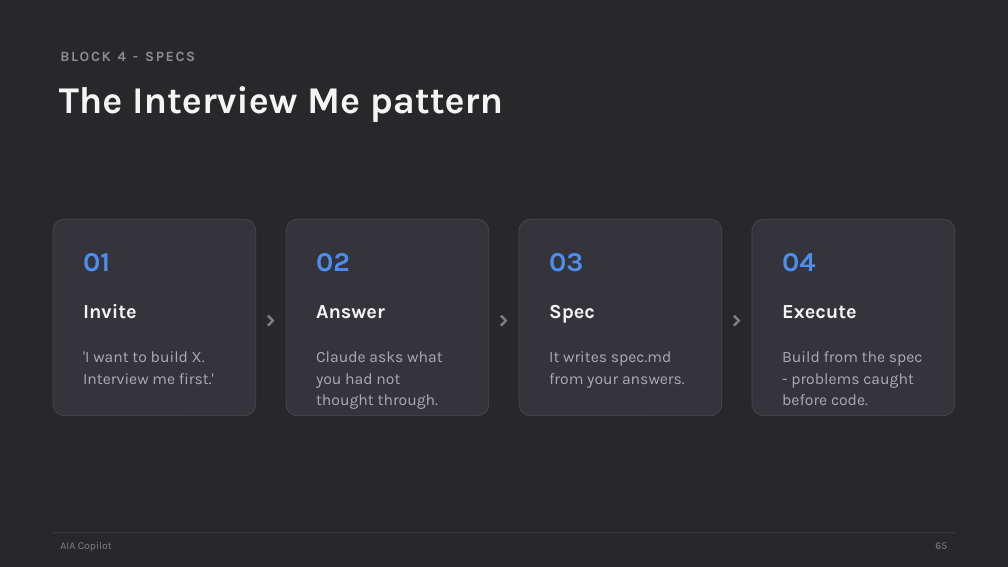
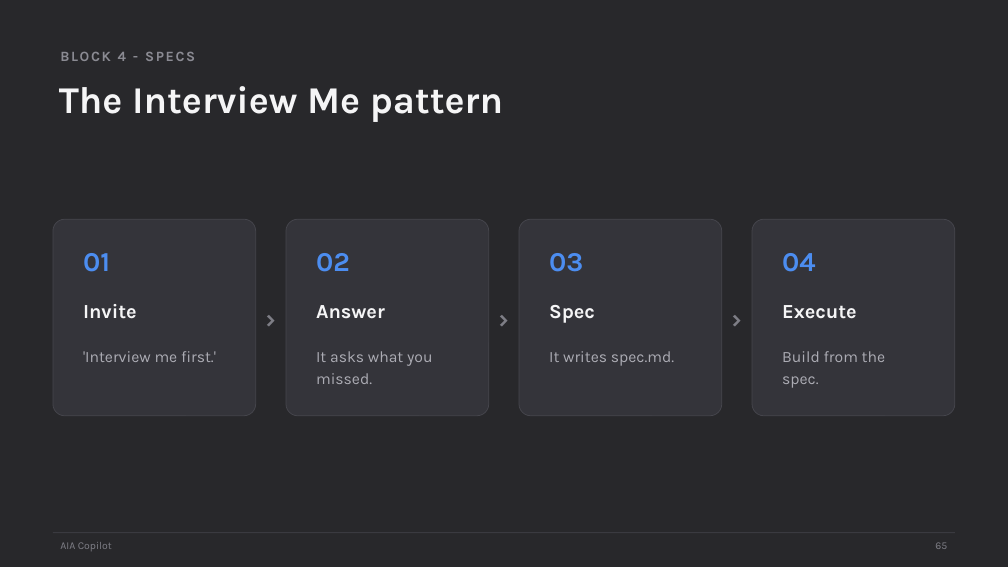
Before and after one commit to scottrhay/AIA-ClaudeCopilot, a slide deck: slide 65 of claude-code-3day/slides/Day1_Claude_Code_Fundamentals.pptx. Drawn at 1008x567 pixels with LibreOffice and Linux fonts; fonts in the diff are those of the drawing. Boxes give left, top, right and bottom in pixels: in the first picture for what was removed or moved away, otherwise in the second. Text is boxed around its words. In the diff, an @@ line names an element or a change of style, - is before the commit and + after.

Commit message:
Fix process-card text overflow across 7 slides (Day 1 s16/s48/s65/s82, Day 3 s51/s64/s80)

```diff
--- a/claude-code-3day/slides/Day1_Claude_Code_Fundamentals.pptx
+++ b/claude-code-3day/slides/Day1_Claude_Code_Fundamentals.pptx
@@ text at <box>83,351,216,362</box>: text changed @@
-'I want to build X. Interview me first.'
+'Interview me first.'
@@ text at <box>316,351,432,384</box>: text changed @@
-Claude asks what you had not thought through.
+It asks what you missed.
@@ text at <box>549,351,674,366</box>: text changed @@
-It writes spec.md from your answers.
+It writes spec.md.
@@ text at <box>782,351,886,388</box>: text changed @@
-Build from the spec - problems caught before code.
+Build from the spec.
```
Also in this commit, not shown: 3 other slides changed, 1 other file.
